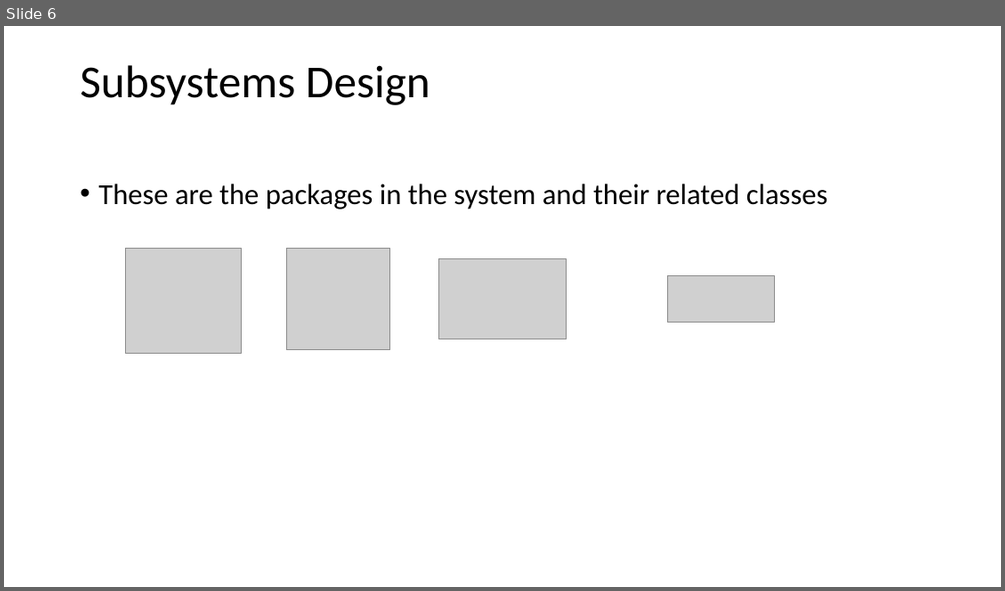
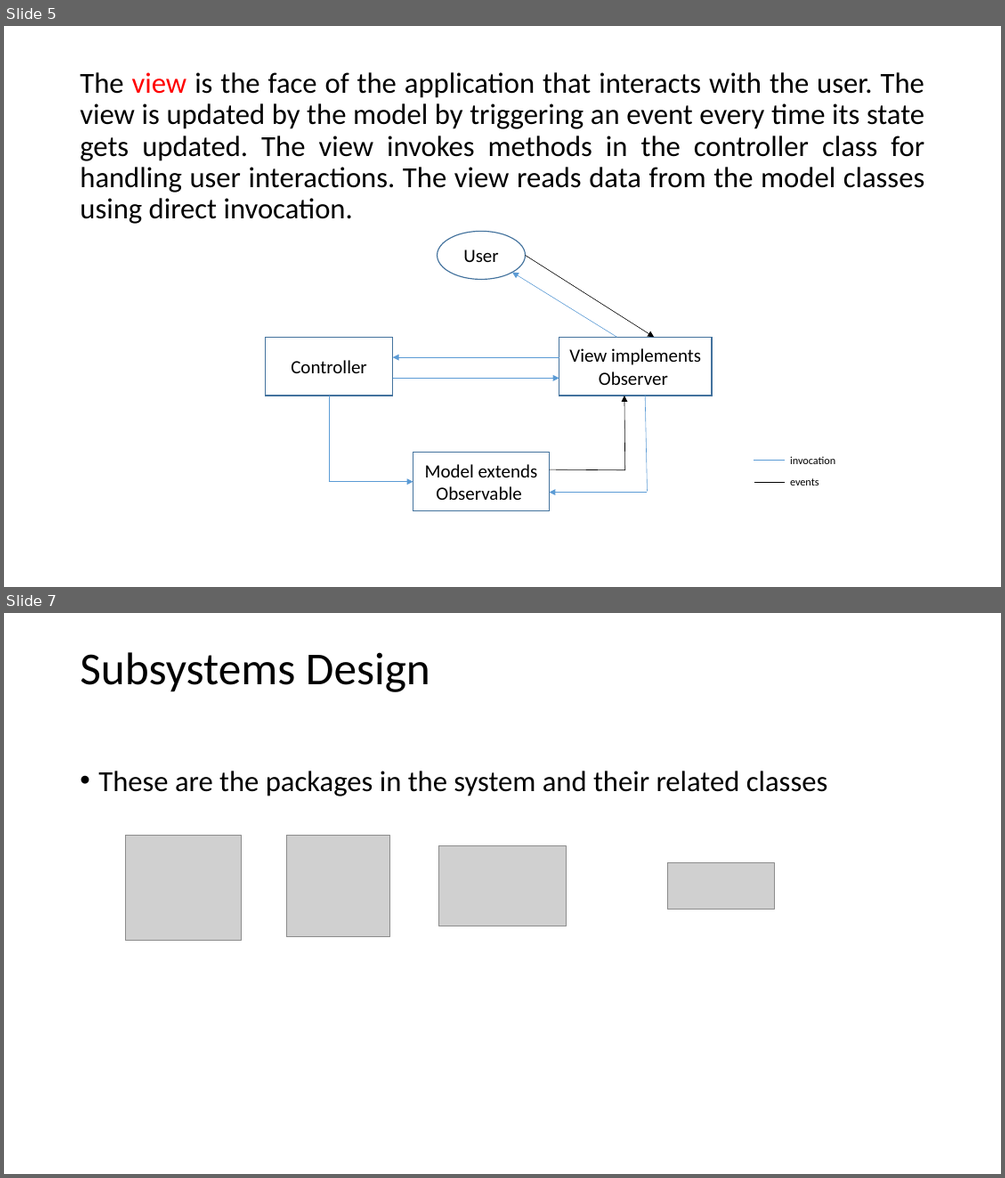
Before and after one commit to umerkk/TD-Game, a slide deck: Design Doc/Presentation.pptx. Shown one above the other, each under a label of ours: slide 6 before the commit, slides 5 and 7 after it; the slides between them are not shown. The pictures are 1005x591 and 1005x1178 pixels, drawn with LibreOffice and Linux fonts; fonts in the diff are those of the drawing; grey boxes stand for pictures. Boxes give left, top, right and bottom in pixels: in the first picture for what was removed or moved away, otherwise in the second. Text is boxed around its words. In the diff, an @@ line names an element or a change of style, - is before the commit and + after.

```diff
--- a/Design Doc/Presentation.pptx
+++ b/Design Doc/Presentation.pptx
@@ slide 5 added at <box>4,26,1001,587</box>, background #FFFFFF @@
@@ text added at <box>80,72,924,485</box>, 28 pt, text #000000 @@
+The view is the face of the application that interacts with the user. The view is updated by the model by triggering an event every time its state gets updated. The view invokes methods in the controller class for handling user interactions. The view reads data from the model classes using direct invocation.
+invocation
+events
@@ ellipse added at <box>437,231,526,279</box>, outline #43739E 1 pt, 18 pt, text #000000 @@
+User
@@ arrow added from (526, 255) to (654, 338), #000000 0.5 pt @@
@@ arrow added from (617, 338) to (512, 272), #5B9BD5 0.5 pt @@
@@ rectangle added at <box>266,338,393,395</box>, outline #43739E 1 pt, 18 pt, text #000000 @@
+Controller
@@ rectangle added at <box>558,338,712,395</box>, outline #43739E 1 pt, 18 pt, text #000000 @@
+View implements Observer
@@ arrow added from (558, 357) to (393, 357), #5B9BD5 0.5 pt @@
@@ line added from (329, 395) to (329, 482), #5B9BD5 0.5 pt @@
@@ arrow added from (393, 378) to (558, 378), #5B9BD5 0.5 pt @@
@@ arrow added from (625, 470) to (624, 395), #000000 0.5 pt @@
@@ line added from (645, 394) to (647, 491), #5B9BD5 0.5 pt @@
@@ rectangle added at <box>413,452,550,510</box>, outline #43739E 1 pt, 18 pt, text #000000 @@
+Model extends
+Observable
@@ line added from (625, 470) to (550, 469), #000000 0.5 pt @@
@@ line added from (754, 459) to (785, 459), #5B9BD5 0.5 pt @@
@@ arrow added from (329, 482) to (413, 482), #5B9BD5 0.5 pt @@
@@ arrow added from (647, 491) to (550, 491), #5B9BD5 0.5 pt @@
@@ line added from (755, 483) to (785, 483), #000000 0.5 pt @@
@@ what was slide 6 is now slide 7 @@
```
Also in this commit, not shown: 3 slides changed, 1 other slide added, 2 slides removed, 1 other file.
